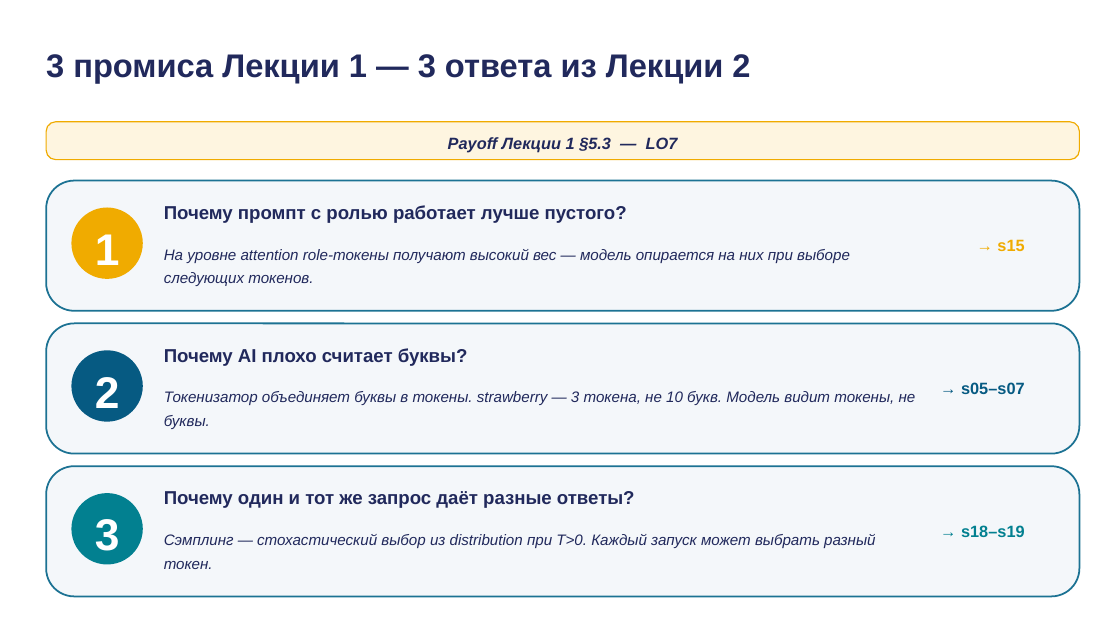
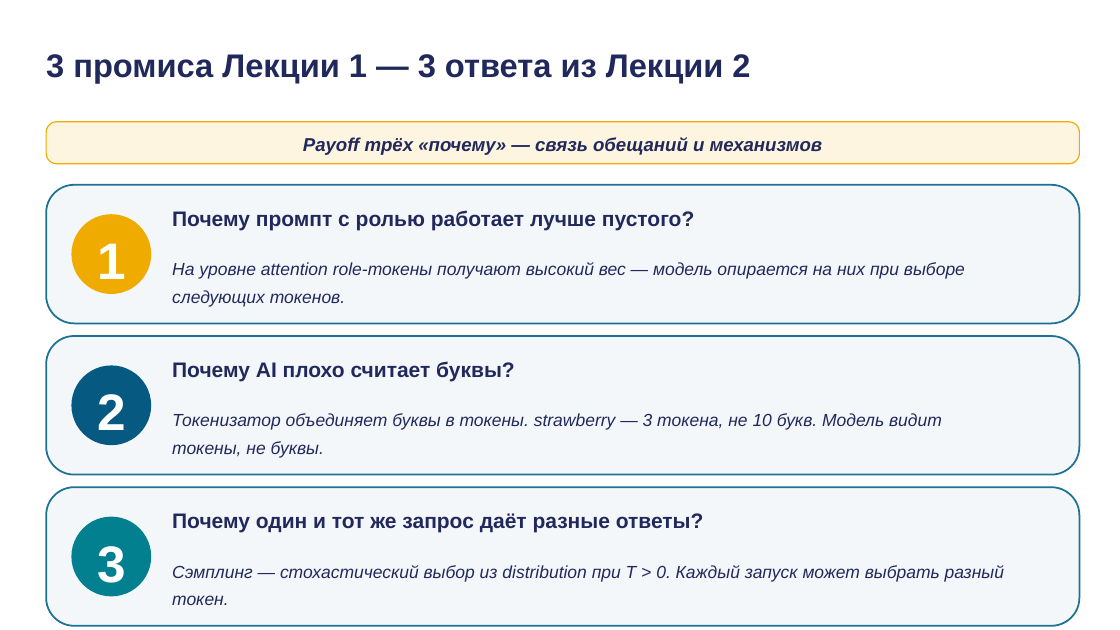
Before and after one commit to tellina-study/AI-usage-lessons, a slide deck: slide 24 of library/lectures/lec-02/rendered/lec-02.pptx. Drawn at 1120x630 pixels with LibreOffice and Linux fonts; fonts in the diff are those of the drawing. Boxes give left, top, right and bottom in pixels: in the first picture for what was removed or moved away, otherwise in the second. Text is boxed around its words. In the diff, an @@ line names an element or a change of style, - is before the commit and + after.

```diff
--- a/library/lectures/lec-02/rendered/lec-02.pptx
+++ b/library/lectures/lec-02/rendered/lec-02.pptx
@@ rounded rectangle: place and size @@
-rounded rectangle at (46,122,1080,160)
+rounded rectangle at (46,122,1080,164)
@@ text at (303,137,823,155): text changed; size 14 to 16 pt @@
-Payoff Лекции 1 §5.3 — LO7
+Payoff трёх «почему» — связь обещаний и механизмов
@@ rounded rectangle: place and size @@
-rounded rectangle at (46,181,1080,311)
+rounded rectangle at (46,185,1080,323)
@@ text "Почему промпт с ролью работает ...": place and size @@
-text "Почему промпт с ролью работает ..." at (164,205,627,223)
+text "Почему промпт с ролью работает ..." at (172,210,694,230)
@@ text "1": place and size @@
-text "1" at (95,234,120,265)
+text "1" at (97,243,126,279)
@@ rounded rectangle: place and size @@
-rounded rectangle at (71,208,143,279)
+rounded rectangle at (71,214,151,294)
@@ text removed at (997,239,1024,251) @@
-→ s15
@@ text "На уровне attention role-токены получают ...": place and size @@
-text "На уровне attention role-токены получают ..." at (164,249,850,286)
+text "На уровне attention role-токены получают ..." at (172,262,965,307)
@@ text "На уровне attention role-токены получают ..." at (172,262,965,307): size 13 to 15 pt @@
@@ rounded rectangle: place and size @@
-rounded rectangle at (46,323,1080,454)
+rounded rectangle at (46,336,1080,475)
@@ text "Почему AI плохо считает буквы?": place and size @@
-text "Почему AI плохо считает буквы?" at (164,348,468,366)
+text "Почему AI плохо считает буквы?" at (172,361,515,382)
@@ text "2": place and size @@
-text "2" at (95,377,120,408)
+text "2" at (97,394,126,430)
@@ rounded rectangle: place and size @@
-rounded rectangle at (71,350,143,422)
+rounded rectangle at (71,365,151,445)
@@ text removed at (961,382,1025,394) @@
-→ s05–s07
@@ text "Токенизатор объединяет буквы в токены. ..." at (172,413,942,458): size 13 to 15 pt @@
@@ text "Токенизатор объединяет буквы в токены. ...": place and size @@
-text "Токенизатор объединяет буквы в токены. ..." at (164,391,916,429)
+text "Токенизатор объединяет буквы в токены. ..." at (172,413,942,458)
@@ proportions changed in 3 elements at (46,185,1080,323), (46,336,1080,475), (46,487,1080,626) @@
@@ rounded rectangle: place and size @@
-rounded rectangle at (46,466,1080,597)
+rounded rectangle at (46,487,1080,626)
@@ size 16 to 18 pt in 3 elements at (172,210,694,230), (172,361,515,382), (172,513,704,533) @@
@@ text "Почему один и тот же ...": place and size @@
-text "Почему один и тот же ..." at (164,491,635,508)
+text "Почему один и тот же ..." at (172,513,704,533)
@@ size 38 to 44 pt in 3 elements at (97,243,126,279), (97,394,126,430), (97,546,126,583) @@
@@ text "3": place and size @@
-text "3" at (95,519,120,551)
+text "3" at (97,546,126,583)
@@ rounded rectangle: place and size @@
-rounded rectangle at (71,493,143,565)
+rounded rectangle at (71,517,151,597)
@@ text removed at (961,525,1025,537) @@
-→ s18–s19
@@ text at (172,565,1004,605): text changed; size 13 to 15 pt @@
-Сэмплинг — стохастический выбор из distribution при T>0. Каждый запуск может выбрать разный токен.
+Сэмплинг — стохастический выбор из distribution при T > 0. Каждый запуск может выбрать разный токен.
```
Also in this commit, not shown: 16 other slides changed, 9 other files.
